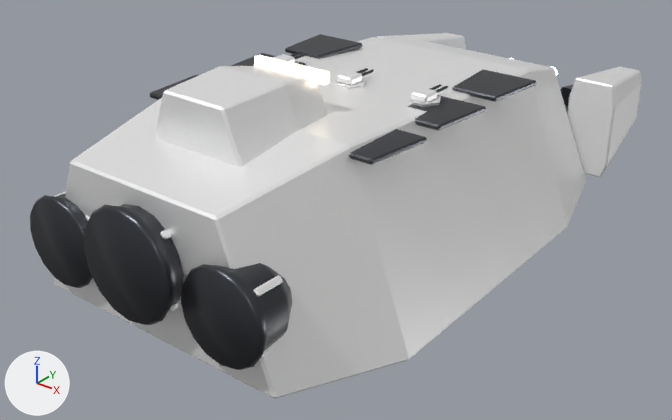
A saved change to the glTF model public/models/ships/burlak.glb.
One viewpoint serves both versions: a 50 mm lens placed at (1.54, -2.19, 1.09), pointed at (-0.06, -0.19, -0.15). Lighting does not change. The marker at lower left points along +X, +Y and +Z. The older version comes first. Where no turn or scale is listed for an object, it has been applied to the vertices.

Script lines for the objects in view, before the commit:
```python
me_кожух_дюзы = bpy.data.meshes.new('Кожух_дюзы')
me_кожух_дюзы.from_pydata(...)  # 80 vertices, 156 faces; spans x -1.0..1.0, y -0.65..0.65, z -1.0..1.0
me_кожух_дюзы.materials.append(mat_dark)  # dark grey #4b4d52
me_мостик = bpy.data.meshes.new('Мостик')
me_мостик.from_pydata(...)  # 32 vertices, 60 faces; spans x -0.178..0.178, y -0.175..0.175, z -0.09..0.09
me_мостик.materials.append(mat_hull2)  # white #ffffff
me_челюсть_001 = bpy.data.meshes.new('Челюсть.001')
me_челюсть_001.from_pydata(...)  # 40 vertices, 76 faces; spans x -0.084..0.084, y -0.2..0.2, z -0.159..0.159
me_челюсть_001.materials.append(mat_hull2)  # white #ffffff
ob_кожух_дюзы_001 = bpy.data.objects.new('Кожух_дюзы.001', me_кожух_дюзы)
ob_кожух_дюзы_001.location = (-0.28, -0.938, 0.0)
ob_кожух_дюзы_001.scale = (0.125, 0.125, 0.125)
ob_мостик = bpy.data.objects.new('Мостик', me_мостик)
ob_мостик.location = (0.0, -0.625, 0.3)
ob_челюсть_001 = bpy.data.objects.new('Челюсть.001', me_челюсть_001)
ob_челюсть_001.location = (-0.395, 0.75, 0.0)
# also in view: 'Люк_бункера.003' at (-0.31, 0.05, 0.26); 'Люк_бункера.001' at (0.31, -0.23, 0.26); 'Люк_бункера' at (0.31, 0.05, 0.26); 'Корпус' at (0.0, -0.22, 0.02); 'Кожух_дюзы' at (0.28, -0.94, 0.0)
```
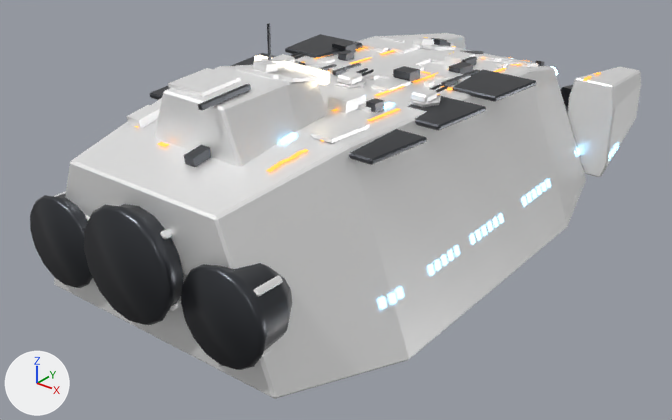
Where the change shows, as pixel boxes (x1, y1, x2, y2) in the pictures (672 x 420 px):
'Накладные_плиты', added
    after: (126, 36, 538, 143)
'Механика', added
    after: (184, 23, 545, 167)
'Решётки', added
    after: (279, 102, 619, 309)
'Разметка', added
    after: (135, 37, 601, 172)

What the commit changed:
Material 'vent' (mat_vent) is new.
Its base color is (0.05, 0.12, 0.2) (dark blue #3f617c).
Its metallic is 0.3.
Its roughness is 0.3.
Its emission color is (0.25, 0.65, 1.0) (blue #89d3ff).
Its emission strength is 4.0.
Material 'stripe' (mat_stripe) is new.
Its base color is (1.0, 0.42, 0.08) (orange #ffad50).
Its metallic is 0.2.
Its roughness is 0.45.
Its emission color is (1.0, 0.38, 0.05) (orange #ffa63f).
Its emission strength is 1.2.
Mesh me_механика is new.
It has 152 vertices, 228 faces and spans x -0.251..0.251, y -0.692..0.692, z -0.152..0.152.
It uses material mat_dark (dark grey #4b4d52).
Mesh me_накладные_плиты is new.
It has 288 vertices, 432 faces and spans x -0.27..0.27, y -0.676..0.676, z -0.119..0.119.
It uses material mat_hull2 (white #ffffff).
Mesh me_решётки is new.
It has 220 vertices, 110 faces and spans x -0.482..0.482, y -0.674..0.674, z -0.188..0.188.
It uses material mat_vent (dark blue #3f617c, glowing blue #89d3ff).
Mesh me_разметка is new.
It has 864 vertices, 432 faces and spans x -0.37..0.37, y -0.77..0.77, z -0.07..0.07.
It uses material mat_stripe (orange #ffad50, glowing orange #ffa63f).
Object 'Механика' (ob_механика) is new; it shows me_механика.
Its location is (-0.017, -0.164, 0.338).
Object 'Накладные_плиты' (ob_накладные_плиты) is new; it shows me_накладные_плиты.
Its location is (0.0, -0.111, 0.296).
Object 'Решётки' (ob_решётки) is new; it shows me_решётки.
Its location is (0.0, 0.003, 0.093).
Object 'Разметка' (ob_разметка) is new; it shows me_разметка.
Its location is (0.0, -0.051, 0.211).
